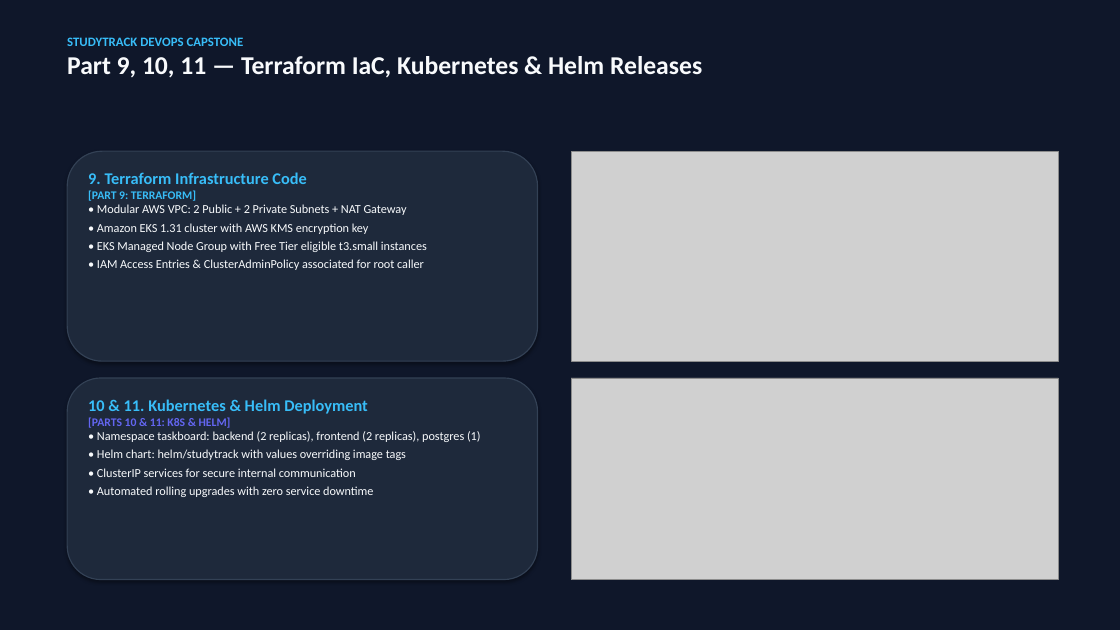
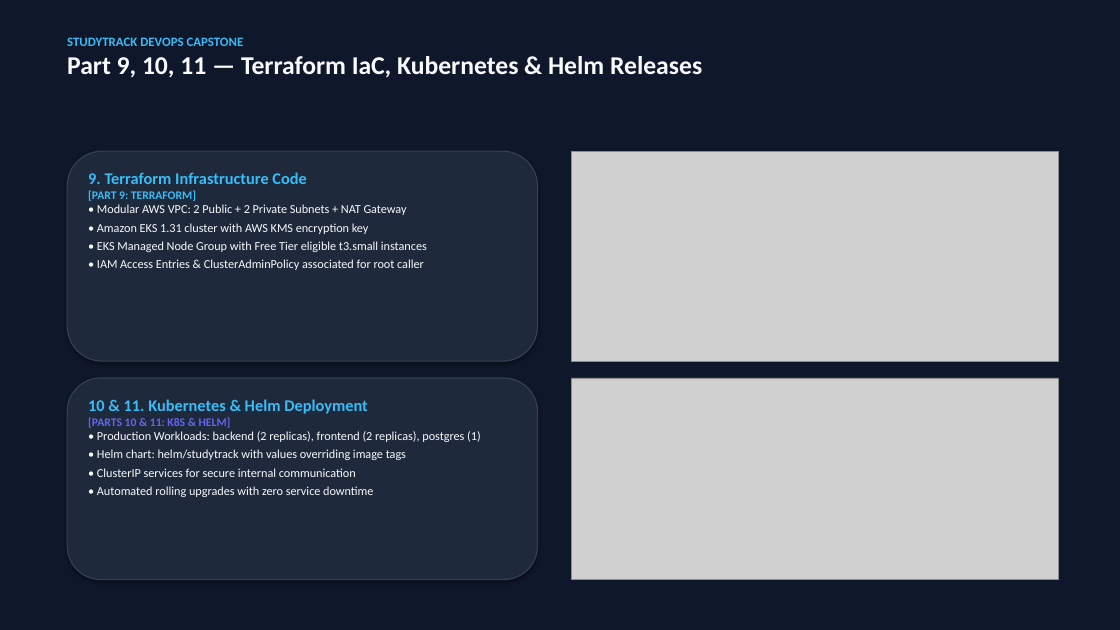
Before and after one commit to shubh-aarambh/Study-Track, a slide deck: slide 6 of demo/StudyTrack_DevOps_Capstone_Presentation.pptx. Drawn at 1120x630 pixels with LibreOffice and Linux fonts; fonts in the diff are those of the drawing; grey boxes stand for pictures. Boxes give left, top, right and bottom in pixels: in the first picture for what was removed or moved away, otherwise in the second. Text is boxed around its words. In the diff, an @@ line names an element or a change of style, - is before the commit and + after.

```diff
--- a/demo/StudyTrack_DevOps_Capstone_Presentation.pptx
+++ b/demo/StudyTrack_DevOps_Capstone_Presentation.pptx
@@ text at [97, 431, 481, 442]: text changed @@
-• Namespace taskboard: backend (2 replicas), frontend (2 replicas), postgres (1)
+• Production Workloads: backend (2 replicas), frontend (2 replicas), postgres (1)
```
Also in this commit, not shown: 5 other slides changed, 9 other files.
